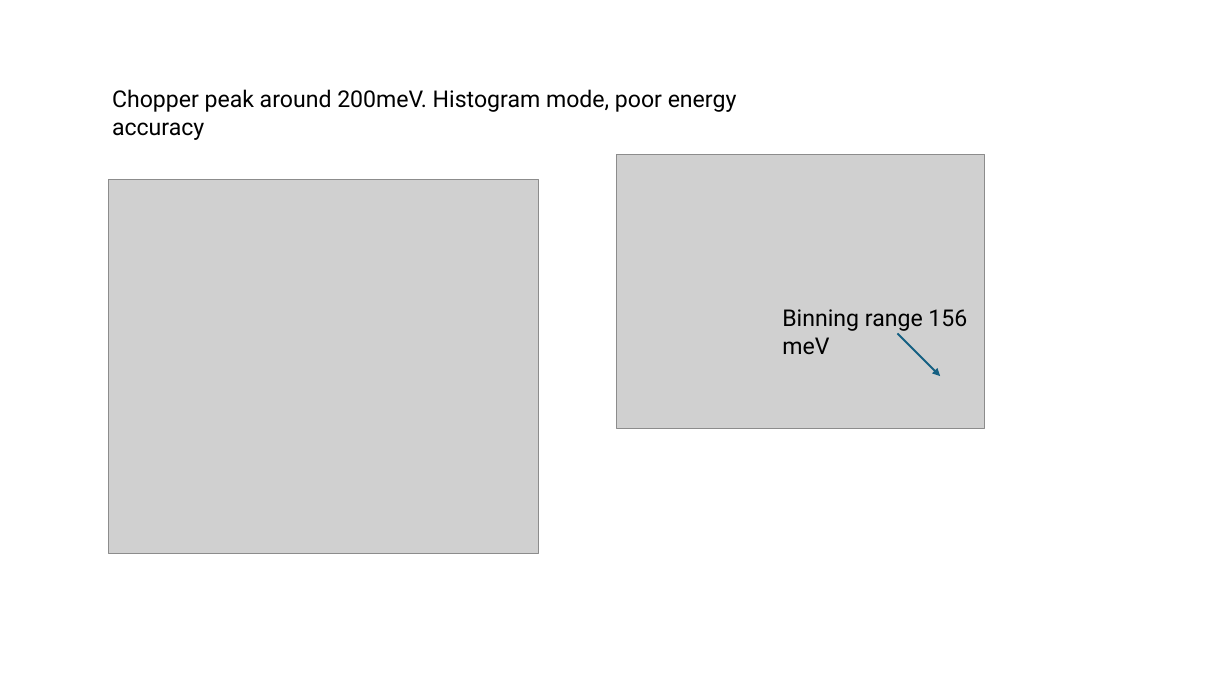
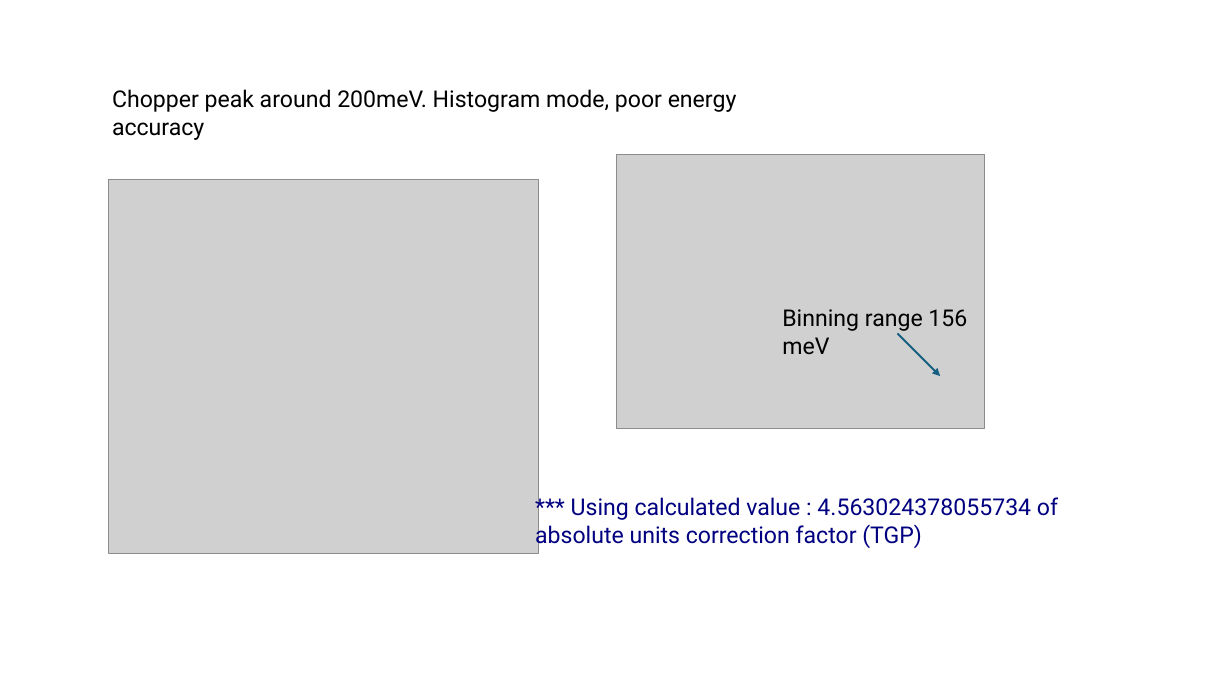
Before and after one commit to abuts/Fe, a slide deck: slide 2 of Data/sources/reduction/Mantid_nxspe_2024/cycle06_05/vanadium/EiAndElasticLineForVanadium.pptx. Drawn at 1232x693 pixels with LibreOffice and Linux fonts; fonts in the diff are those of the drawing; grey boxes stand for pictures. Boxes give left, top, right and bottom in pixels: in the first picture for what was removed or moved away, otherwise in the second. Text is boxed around its words. In the diff, an @@ line names an element or a change of style, - is before the commit and + after.

```diff
--- a/Data/sources/reduction/Mantid_nxspe_2024/cycle06_05/vanadium/EiAndElasticLineForVanadium.pptx
+++ b/Data/sources/reduction/Mantid_nxspe_2024/cycle06_05/vanadium/EiAndElasticLineForVanadium.pptx
@@ text added at bbox=[535, 497, 1058, 548], 18 pt, text #000080 @@
+*** Using calculated value : 4.563024378055734 of absolute units correction factor (TGP)
```
Also in this commit, not shown: 1 other slide changed, 19 other files.
